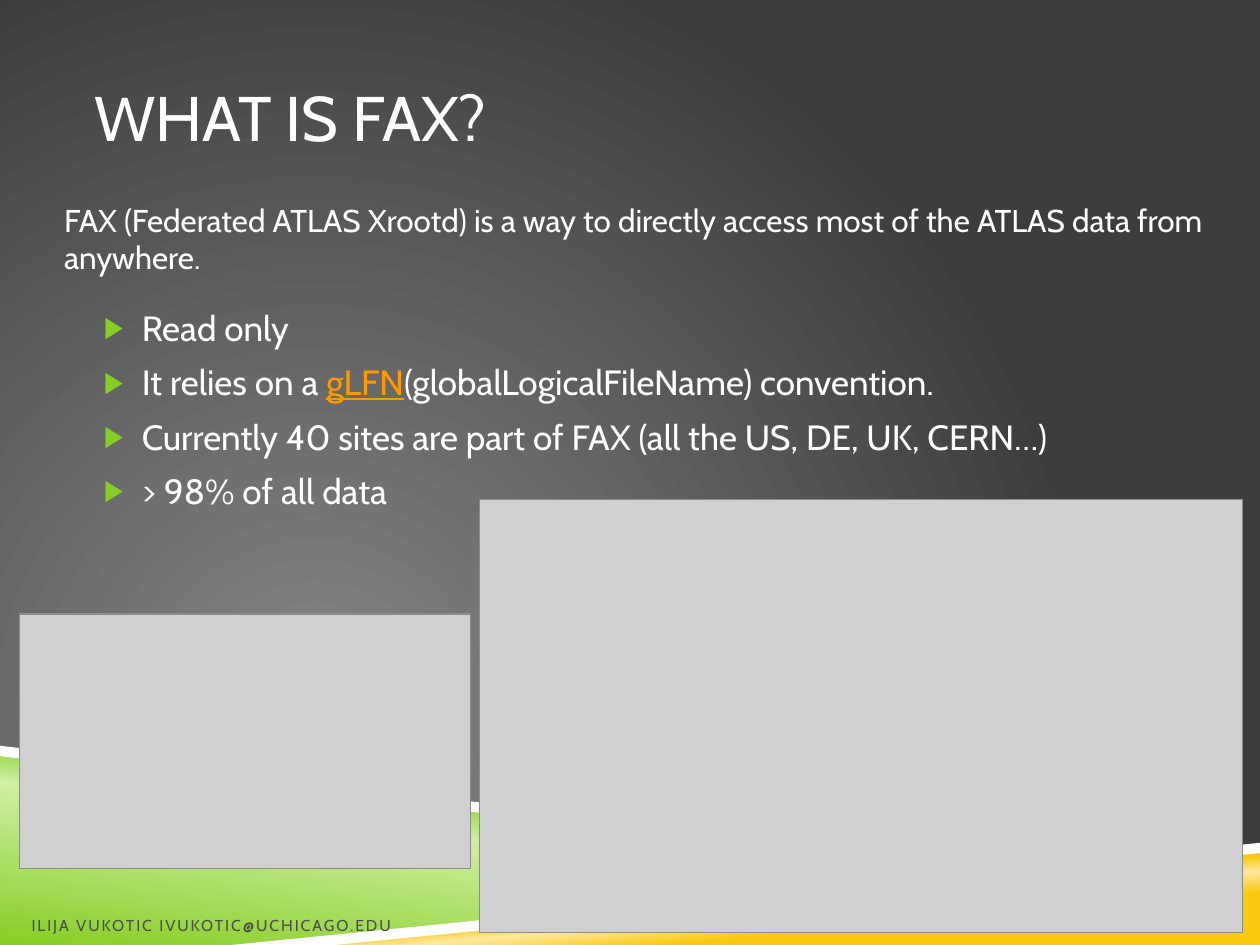
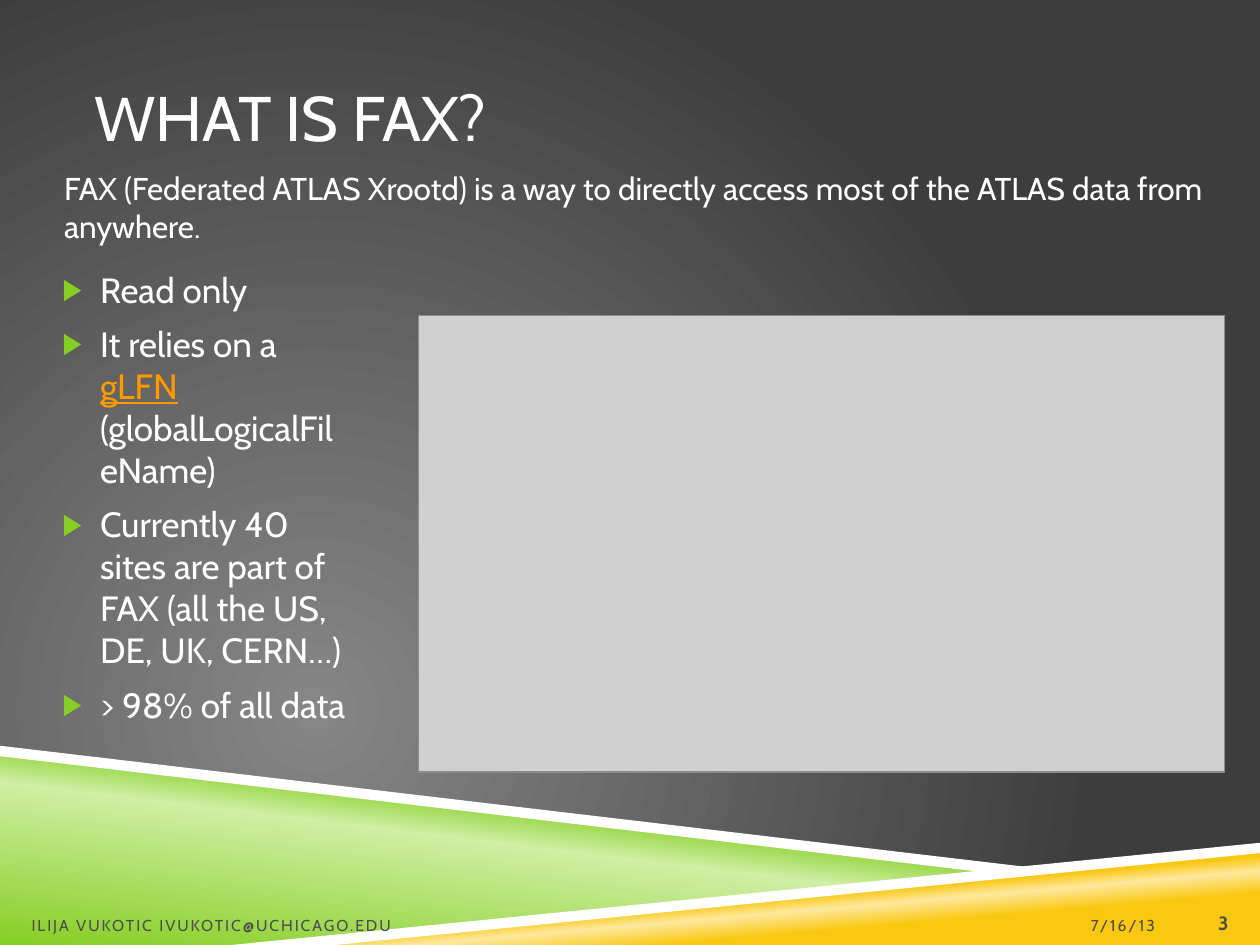
Before and after one commit to ivukotic/Tutorial, a slide deck: slide 3 of Tutorial.pptx. Drawn at 1260x945 pixels with LibreOffice and Linux fonts; fonts in the diff are those of the drawing; grey boxes stand for pictures; background and template pictures are left out. Boxes give left, top, right and bottom in pixels: in the first picture for what was removed or moved away, otherwise in the second. Text is boxed around its words. In the diff, an @@ line names an element or a change of style, - is before the commit and + after.

```diff
--- a/Tutorial.pptx
+++ b/Tutorial.pptx
@@ text "FAX (Federated ATLAS Xrootd) is ...": place and size @@
-text "FAX (Federated ATLAS Xrootd) is ..." at [64,208,1202,276]
+text "FAX (Federated ATLAS Xrootd) is ..." at [64,176,1202,245]
@@ text "Read only": place and size @@
-text "Read only" at [142,315,1047,505]
+text "Read only" at [100,276,346,719]
@@ picture: place and size @@
-picture at [480,500,1244,932]
+picture at [418,315,1225,772]
@@ text at [100,331,277,408]: text changed @@
-▶ It relies on a gLFN(globalLogicalFileName) convention.
+▶ It relies on a gLFN (globalLogicalFileName)
@@ picture removed at [20,614,471,868] @@
```
Also in this commit, not shown: 15 other slides changed, 4 slides added.
